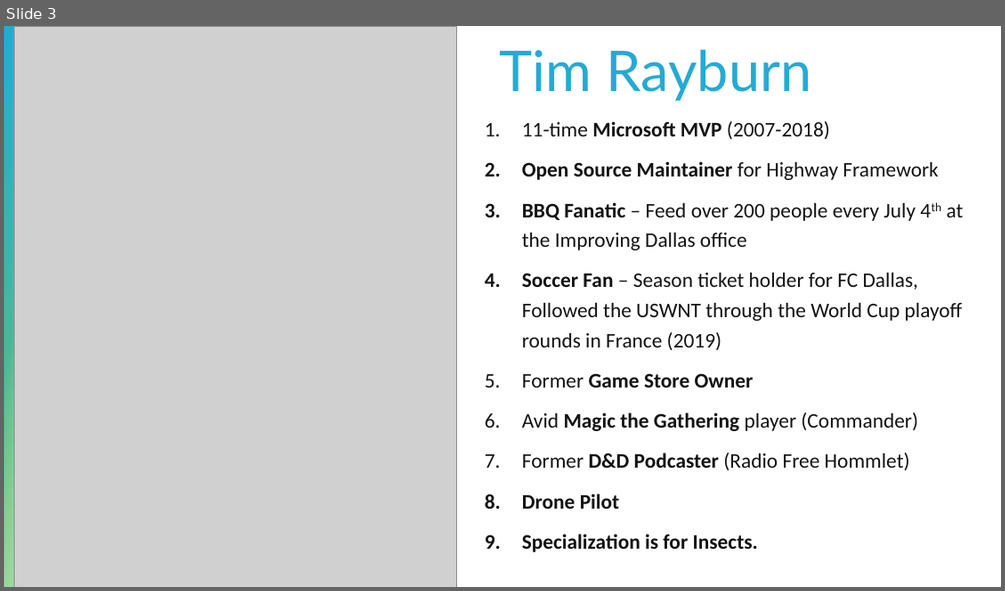
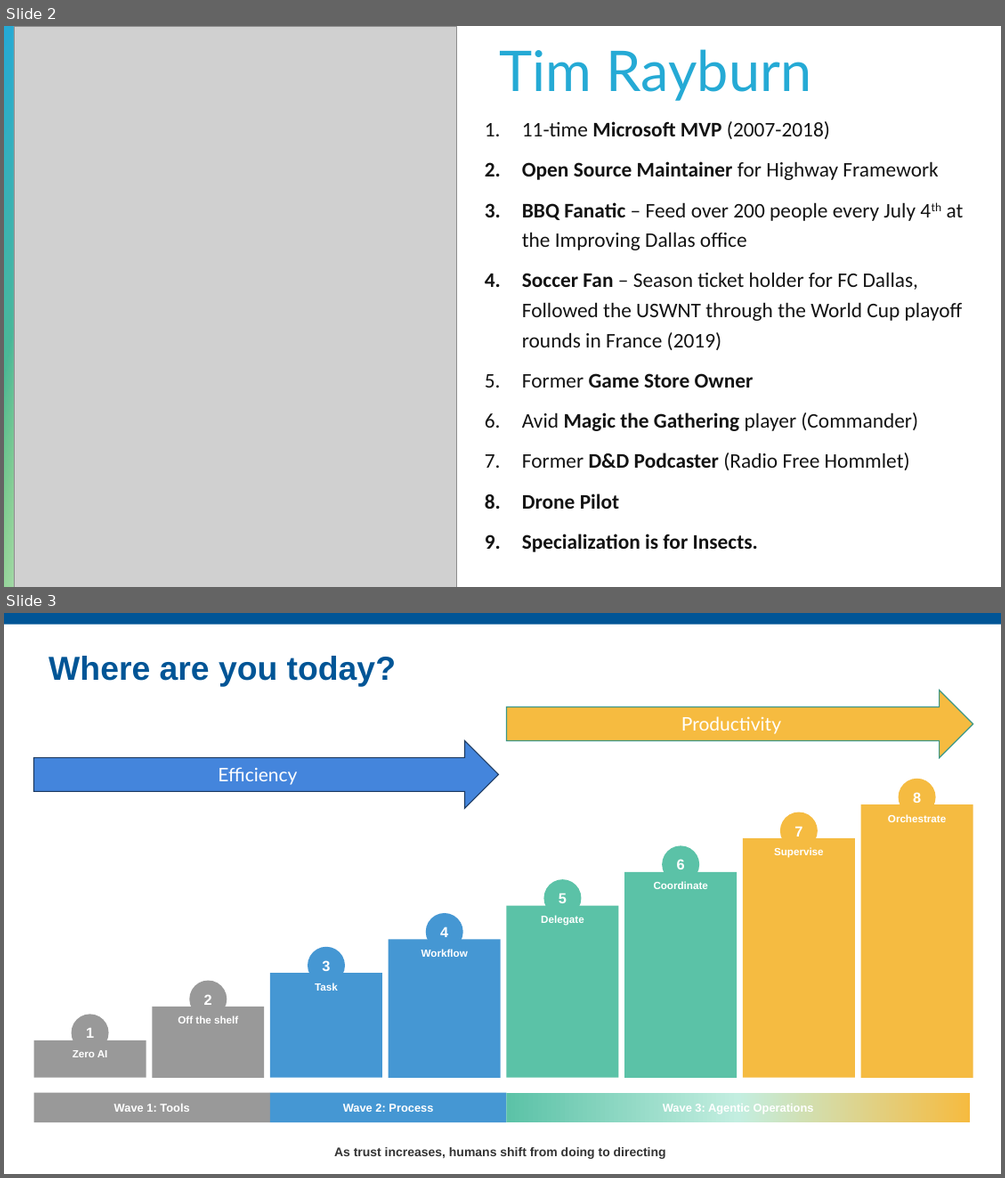
Before and after one commit to trayburn/presentation-mcp, a slide deck: MCP_Servers_Presentation.pptx. Shown one above the other, each under a label of ours: slide 3 before the commit, slides 2 and 3 after it. The pictures are 1005x591 and 1005x1178 pixels, drawn with LibreOffice and Linux fonts; fonts in the diff are those of the drawing; grey boxes stand for pictures. Boxes give left, top, right and bottom in pixels: in the first picture for what was removed or moved away, otherwise in the second. Text is boxed around its words. In the diff, an @@ line names an element or a change of style, - is before the commit and + after.

```diff
--- a/MCP_Servers_Presentation.pptx
+++ b/MCP_Servers_Presentation.pptx
@@ slide 3 added at bbox=[4, 613, 1001, 1174], background #FFFFFF @@
@@ rectangle added at bbox=[4, 613, 1001, 625], fill #005596 @@
@@ text added at bbox=[48, 656, 396, 686], 32 pt, text #005596, bold @@
+Where are you today?
@@ right arrow added at bbox=[507, 690, 973, 757], fill #F6BB40, outline #3C9786 1 pt, 18 pt, text #FFFFFF @@
+Productivity
@@ right arrow added at bbox=[34, 741, 498, 808], fill #4485DC, outline #1E3A60 1 pt, 18 pt, text #FFFFFF @@
+Efficiency
@@ ellipse added at bbox=[898, 779, 936, 816], fill #F5BB41, 14 pt, text #FFFFFF, bold @@
+8
@@ ellipse added at bbox=[780, 811, 817, 850], fill #F5BB41, 14 pt, text #FFFFFF, bold @@
+7
@@ rectangle added at bbox=[861, 804, 973, 1078], fill #F5BB41 @@
@@ text added at bbox=[888, 814, 946, 822], 10 pt, text #FFFFFF, bold @@
+Orchestrate
@@ ellipse added at bbox=[662, 845, 699, 883], fill #5BC2A7, 14 pt, text #FFFFFF, bold @@
+6
@@ rectangle added at bbox=[743, 838, 855, 1078], fill #F5BB41 @@
@@ text added at bbox=[774, 847, 824, 858], 10 pt, text #FFFFFF, bold @@
+Supervise
@@ ellipse added at bbox=[544, 879, 582, 916], fill #5BC2A7, 14 pt, text #FFFFFF, bold @@
+5
@@ rectangle added at bbox=[624, 872, 736, 1078], fill #5BC2A7 @@
@@ rectangle added at bbox=[507, 906, 619, 1078], fill #5BC2A7 @@
@@ text added at bbox=[654, 881, 708, 889], 10 pt, text #FFFFFF, bold @@
+Coordinate
@@ ellipse added at bbox=[426, 913, 463, 950], fill #4597D3, 14 pt, text #FFFFFF, bold @@
+4
@@ text added at bbox=[541, 915, 584, 925], 10 pt, text #FFFFFF, bold @@
+Delegate
@@ ellipse added at bbox=[307, 947, 345, 984], fill #4597D3, 14 pt, text #FFFFFF, bold @@
+3
@@ rectangle added at bbox=[388, 939, 501, 1078], fill #4597D3 @@
@@ text added at bbox=[421, 949, 468, 957], 10 pt, text #FFFFFF, bold @@
+Workflow
@@ ellipse added at bbox=[189, 981, 226, 1018], fill #999999, 14 pt, text #FFFFFF, bold @@
+2
@@ rectangle added at bbox=[270, 973, 382, 1078], fill #4597D3 @@
@@ text added at bbox=[315, 982, 338, 990], 10 pt, text #FFFFFF, bold @@
+Task
@@ rectangle added at bbox=[152, 1006, 264, 1078], fill #999999 @@
@@ ellipse added at bbox=[72, 1013, 109, 1051], fill #999999, 14 pt, text #FFFFFF, bold @@
+1
@@ text added at bbox=[178, 1015, 238, 1023], 10 pt, text #FFFFFF, bold @@
+Off the shelf
@@ rectangle added at bbox=[34, 1040, 146, 1078], fill #999999 @@
@@ text added at bbox=[73, 1050, 108, 1057], 10 pt, text #FFFFFF, bold @@
+Zero AI
@@ rectangle added at bbox=[34, 1093, 270, 1122], fill #999999, 11 pt, text #FFFFFF, bold @@
+Wave 1: Tools
@@ rectangle added at bbox=[270, 1093, 507, 1122], fill #4597D3, 11 pt, text #FFFFFF, bold @@
+Wave 2: Process
@@ rectangle added at bbox=[507, 1093, 971, 1122], fill gradient #5BC2A7 to #C4EEE0 to #F6BB40, 11 pt, text #FFFFFF, bold @@
+Wave 3: Agentic Operations
@@ text added at bbox=[334, 1147, 666, 1159], 12 pt, text #333333, bold @@
+As trust increases, humans shift from doing to directing
@@ what was slide 3 is now slide 2 @@
```
Also in this commit, not shown: 3 slides removed.
